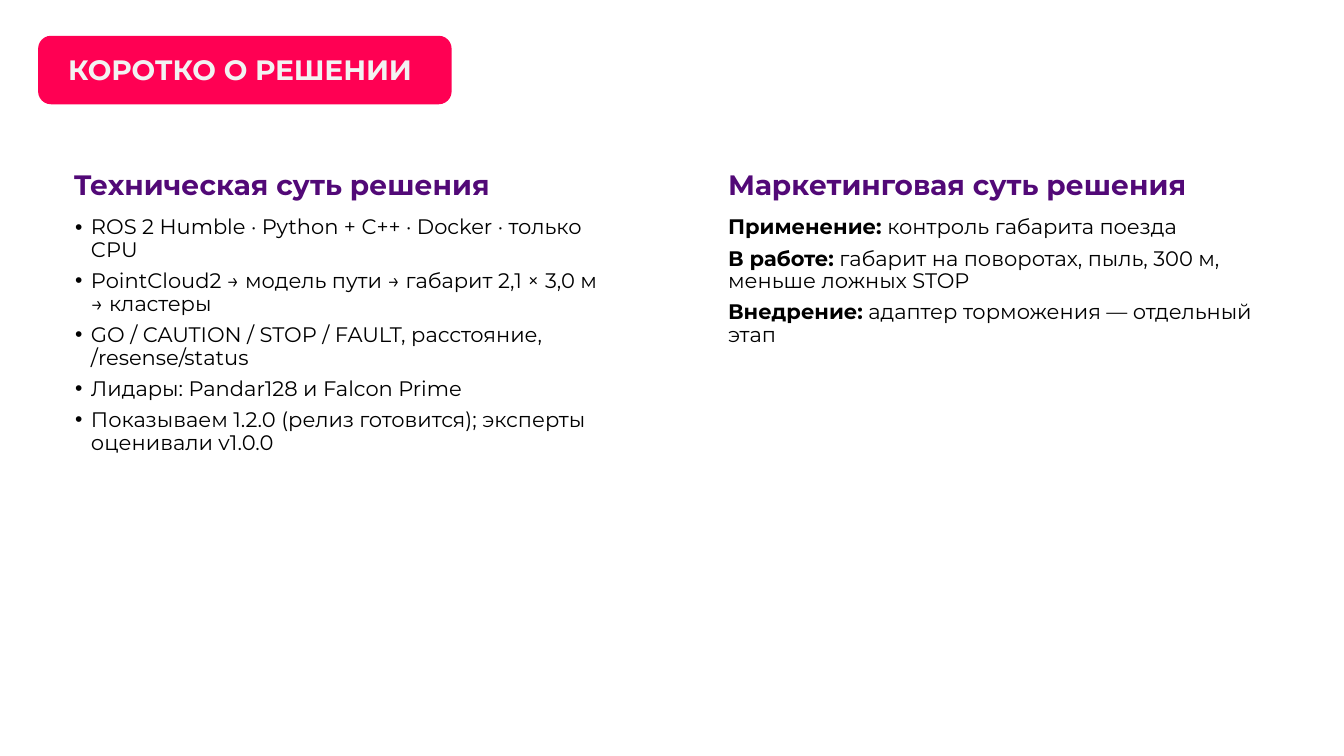
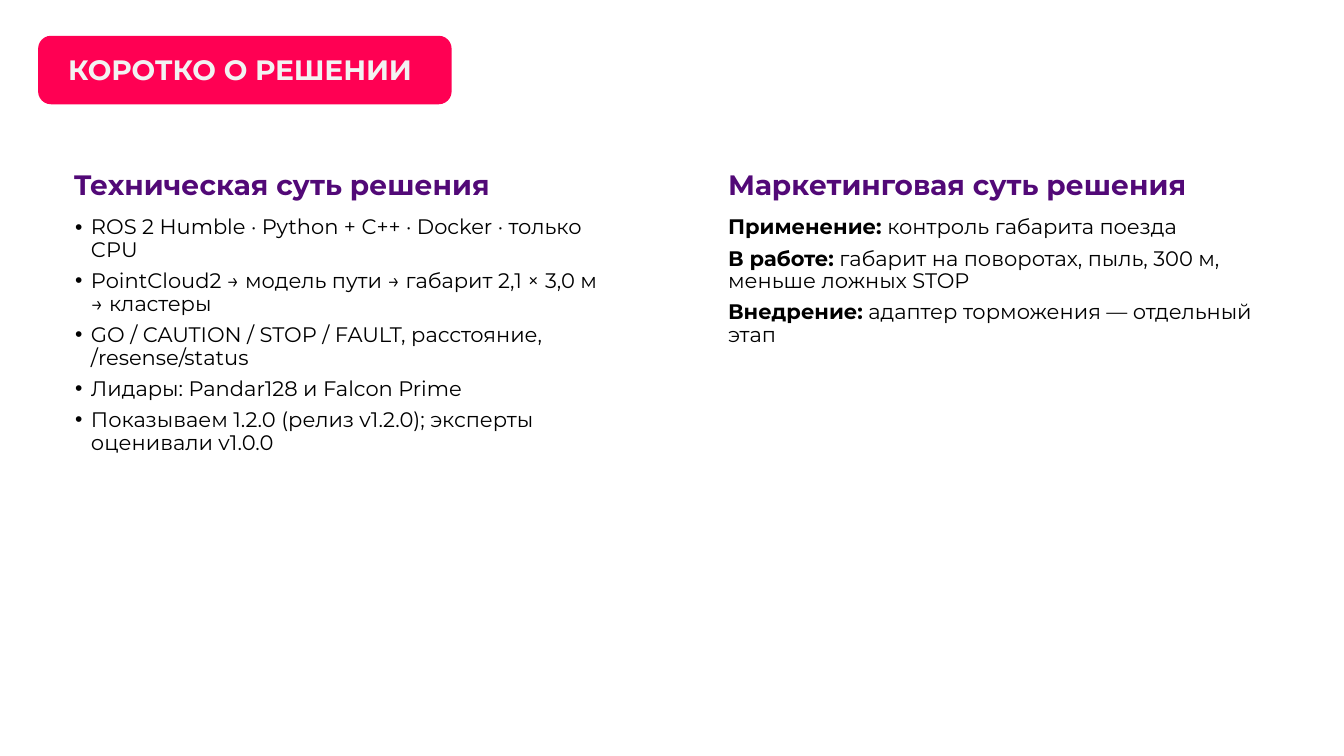
Before and after one commit to pmixay/ReSense, a slide deck: slide 5 of docs/presentation/ReSense_LCT2026.pptx. Drawn at 1344x756 pixels with LibreOffice and Linux fonts; fonts in the diff are those of the drawing; background and template pictures are left out. Boxes give left, top, right and bottom in pixels: in the first picture for what was removed or moved away, otherwise in the second. Text is boxed around its words. In the diff, an @@ line names an element or a change of style, - is before the commit and + after.

```diff
--- a/docs/presentation/ReSense_LCT2026.pptx
+++ b/docs/presentation/ReSense_LCT2026.pptx
@@ text at (x1=91, y1=411, x2=533, y2=453): text changed @@
-• Показываем 1.2.0 (релиз готовится); эксперты оценивали v1.0.0
+• Показываем 1.2.0 (релиз v1.2.0); эксперты оценивали v1.0.0
```
Also in this commit, not shown: 4 other files.
